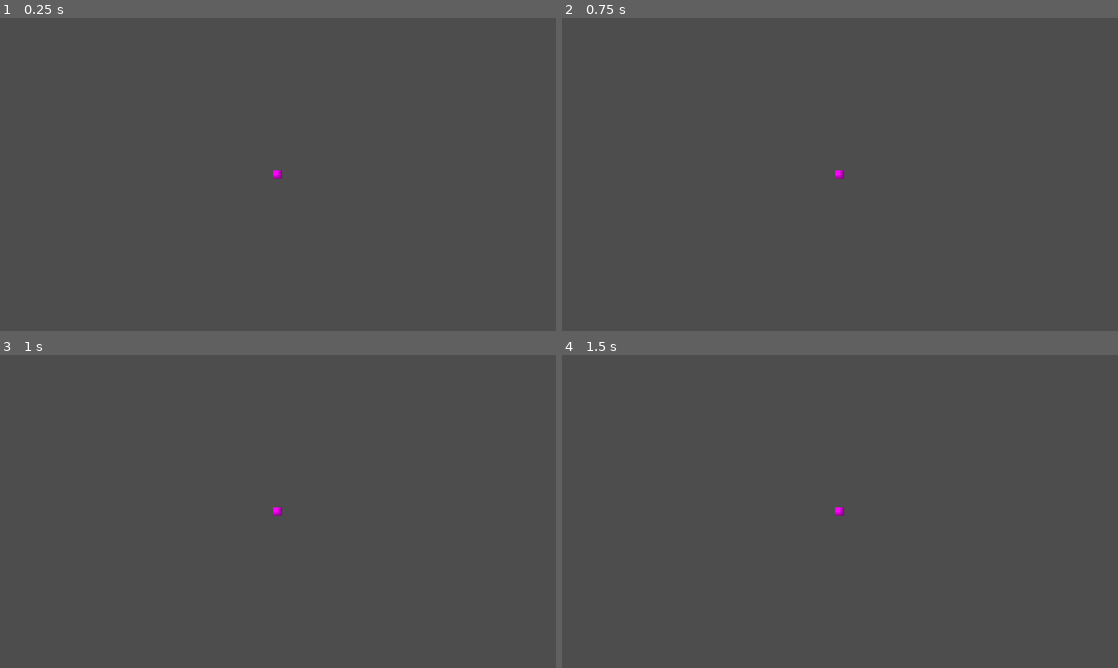
Above: before the commit, frames 1-4 (two rows, left to right).
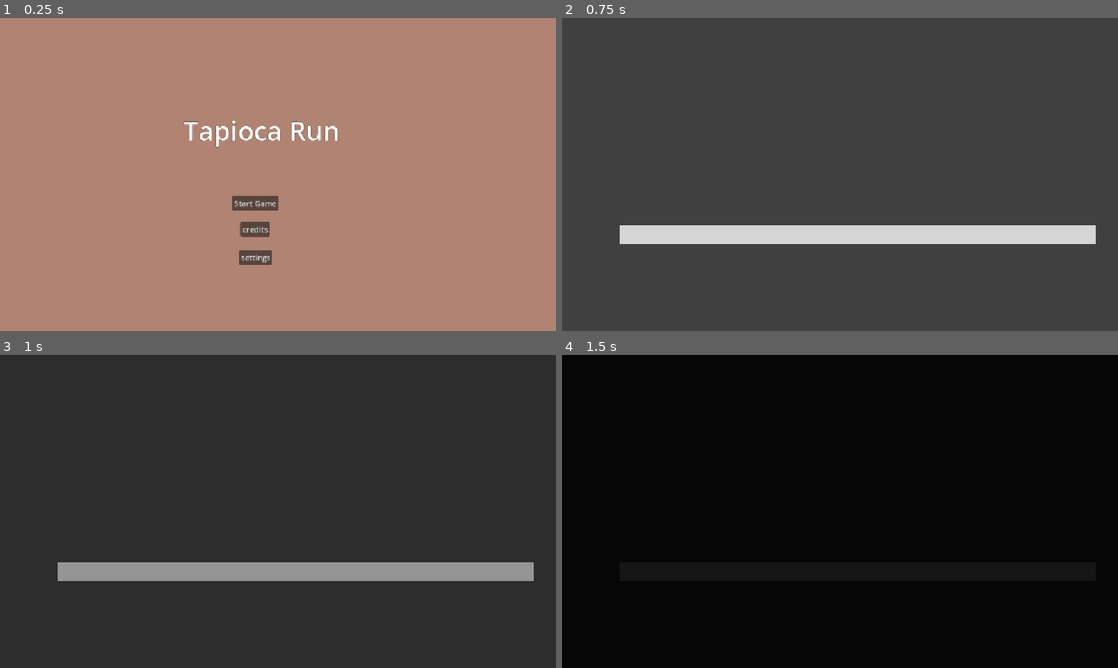
Above: after the commit, the same moments.

Repository: Adi-Ari-17/tapioca-run
Game: Godot game, scene res://scenes/main.tscn
The game is run twice, just before and just after one commit, with the same random seed, the same clock (stepped at 60 frames per second) and the same inputs.
Inputs (mouse positions are in pixels of both pictures, inside the frame that each line leads up to):
- Up to frame 1 (0.25 s): no input
- Up to frame 2 (0.75 s): click (817, 202) at 0.5 s, where only the run after the commit has a clickable "Start Game"
- Up to frame 3 (1 s): no input
- Up to frame 4 (1.5 s): tap Enter (ui_accept) at 1.25 s; hold Right (ui_right) from 1.28 s (still down)

The runs differ from the first frame. In frame 1, 99% of the frame differs, in the area x 0-100%, y 0-100%; in frame 2, 5.2%; in frame 3, 100%; in frame 4, 100%.
Error before the commit: Parse Error: Identifier "game_start" not declared in the current scope. (res://scripts/main.gd:7)

Commit message:
game set up

Diff:
--- a/tapioca-run/scenes/main.tscn
+++ b/tapioca-run/scenes/main.tscn
@@ -2,13 +2,82 @@
 
 [ext_resource type="Script" uid="uid://b2o4smosjr7vl" path="res://scripts/main.gd" id="1_0wfyh"]
 [ext_resource type="PackedScene" uid="uid://bwbm2cn8x2pyg" path="res://scenes/player.tscn" id="1_o5qli"]
+[ext_resource type="Script" uid="uid://x661kf0eeiky" path="res://scripts/transition_layer.gd" id="3_sugp2"]
+
+[sub_resource type="Animation" id="Animation_sugp2"]
+length = 0.001
+tracks/0/type = "value"
+tracks/0/imported = false
+tracks/0/enabled = true
+tracks/0/path = NodePath("TransitionLayer/ColorRect:modulate")
+tracks/0/interp = 1
+tracks/0/loop_wrap = true
+tracks/0/keys = {
+"times": PackedFloat32Array(0),
+"transitions": PackedFloat32Array(1),
+"update": 0,
+"values": [Color(1, 1, 1, 0)]
+}
+
+[sub_resource type="Animation" id="Animation_jyhfs"]
+resource_name = "fade in"
+tracks/0/type = "value"
+tracks/0/imported = false
+tracks/0/enabled = true
+tracks/0/path = NodePath("TransitionLayer/ColorRect:modulate")
+tracks/0/interp = 1
+tracks/0/loop_wrap = true
+tracks/0/keys = {
+"times": PackedFloat32Array(0, 1),
+"transitions": PackedFloat32Array(1, 1),
+"update": 0,
+"values": [Color(1, 1, 1, 0), Color(1, 1, 1, 1)]
+}
+
+[sub_resource type="Animation" id="Animation_tbgi4"]
+resource_name = "fade out"
+tracks/0/type = "value"
+tracks/0/imported = false
+tracks/0/enabled = true
+tracks/0/path = NodePath("TransitionLayer/ColorRect:modulate")
+tracks/0/interp = 1
+tracks/0/loop_wrap = true
+tracks/0/keys = {
+"times": PackedFloat32Array(0, 1),
+"transitions": PackedFloat32Array(1, 1),
+"update": 0,
+"values": [Color(1, 1, 1, 1), Color(1, 1, 1, 0)]
+}
+
+[sub_resource type="AnimationLibrary" id="AnimationLibrary_tefeu"]
+_data = {
+&"RESET": SubResource("Animation_sugp2"),
+&"fade in": SubResource("Animation_jyhfs"),
+&"fade out": SubResource("Animation_tbgi4")
+}
 
 [node name="Main" type="Node2D" unique_id=1428659675]
 script = ExtResource("1_0wfyh")
 
 [node name="Player" parent="." unique_id=1432359344 instance=ExtResource("1_o5qli")]
-position = Vector2(1, -31)
 
 [node name="level" type="Node2D" parent="." unique_id=1391779569]
 
 [node name="GUI" type="CanvasLayer" parent="." unique_id=550785418]
+
+[node name="TransitionLayer" type="Node" parent="GUI" unique_id=1832908516]
+script = ExtResource("3_sugp2")
+
+[node name="ColorRect" type="ColorRect" parent="GUI/TransitionLayer" unique_id=1793639679]
+modulate = Color(1, 1, 1, 0)
+anchors_preset = 15
+anchor_right = 1.0
+anchor_bottom = 1.0
+grow_horizontal = 2
+grow_vertical = 2
+mouse_filter = 2
+color = Color(0, 0, 0, 1)
+
+[node name="AnimationPlayer" type="AnimationPlayer" parent="GUI/TransitionLayer" unique_id=1655699071]
+root_node = NodePath("../..")
+libraries/ = SubResource("AnimationLibrary_tefeu")
--- a/tapioca-run/scripts/GameManager.gd
+++ b/tapioca-run/scripts/GameManager.gd
@@ -1,5 +1,5 @@
 extends Node
 
 var controls_allowed: bool = false
-var current_level: String = "res://scenes/level_1"
+var current_level: String = "res://scenes/level_1.tscn"
 var spawn_pos: Vector2 = Vector2(0, 0)
--- a/tapioca-run/scripts/main.gd
+++ b/tapioca-run/scripts/main.gd
@@ -1,12 +1,37 @@
 extends Node2D
 
 @onready var level_node: Node2D = $level
-@onready var menu: Node2D = $"../menu"
+@onready var player: CharacterBody2D = $Player
+@onready var transition_layer: Node = $GUI/TransitionLayer
+@onready var current_level_node: Node = null
 
 func _ready() -> void:
-	connect(game_start)
+	if player:
+		player.hide()
+		player.process_mode = PROCESS_MODE_DISABLED
 	load_menu()
 
 func load_menu() -> void:
 	var menu_scene = load("res://scenes/menu.tscn").instantiate()
 	level_node.add_child(menu_scene)
+	menu_scene.game_start.connect(game_starting)
+
+func game_starting() -> void:
+	print("game shall start in like 30 mins")
+	if player:
+		player.set_physics_process(true)
+	change_level(GameManager.current_level, GameManager.spawn_pos)
+
+func change_level(level: String, spawn_pos: Vector2) -> void:
+	GameManager.controls_allowed = false
+	if player:
+		player.hide()
+		player.set_physics_process(false)
+	if transition_layer:
+		await transition_layer.fade_in()
+	for child in level_node.get_children():
+		child.queue_free()
+	var new_level = load(level)
+	if new_level:
+		current_level_node = new_level.instantiate()
+		level_node.add_child(current_level_node)
--- /dev/null
+++ b/tapioca-run/scripts/transition_layer.gd
@@ -0,0 +1,9 @@
+extends Node
+
+@onready var animation_player: AnimationPlayer = $AnimationPlayer
+
+func fade_in() -> void:
+	animation_player.play("fade in")
+
+func fade_out() -> void:
+	animation_player.play("fade out")
Not shown, added: tapioca-run/scripts/transition_layer.gd.uid
